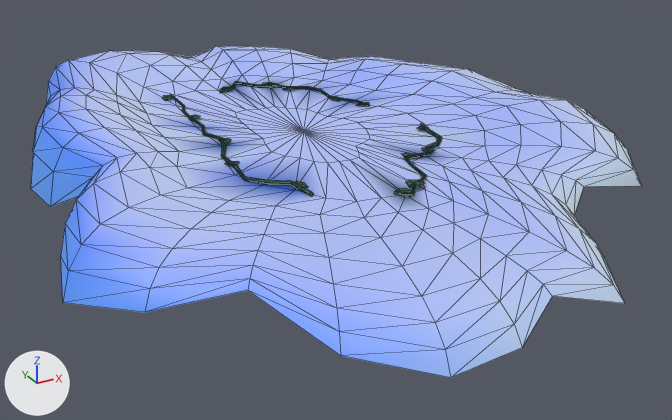
The glTF model games/dream-table/island.glb, before and after one commit.
Camera for both pictures: a camera (50 mm lens) standing at (-12.9, -25.5, 9.7) and looking at (0.7, -0.9, -2.6). The lights are fixed; the arrows at lower left show +X, +Y and +Z. The picture after the commit comes second. Mesh edges are drawn as thin lines. Vertices at exactly the same position are counted once.

The first picture shows 'island'.
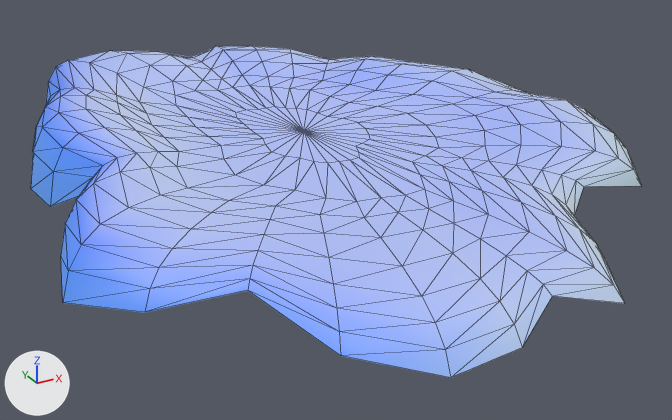
What changed in the scene script:
```text
Change me_island:
    used by ob_island; location = (0.0, 0.0, 0.0)
    remove me_island.from_pydata(...)  # 637 vertices, 1036 faces; spans x -9.2..10.2, y -13.0..13.3, z -2.1..0.7
    add me_island.from_pydata(...)  # 289 vertices, 544 faces; spans x -9.2..10.2, y -13.0..13.3, z -2.1..0.7
    me_island part 1: 18 loose pieces with 348 vertices, spanning x -3.5..3.7, y -6.3..6.1, z -0.1..0.1, are deleted
    me_island part 2: 90 kept faces spanning x -5.1..5.1, y -7.2..7.0, z 0.0..0.1 get new vertex colours; the middle colour goes from blue #9eb2ef to blue #b6c6ff
```

Pixel boxes (x1, y1, x2, y2) of what changed, in the pictures (672 x 420 px):
part 1 of me_island, deleted: before (162, 81, 442, 196)
part 2 of me_island, recoloured: (157, 75, 464, 212) in both
